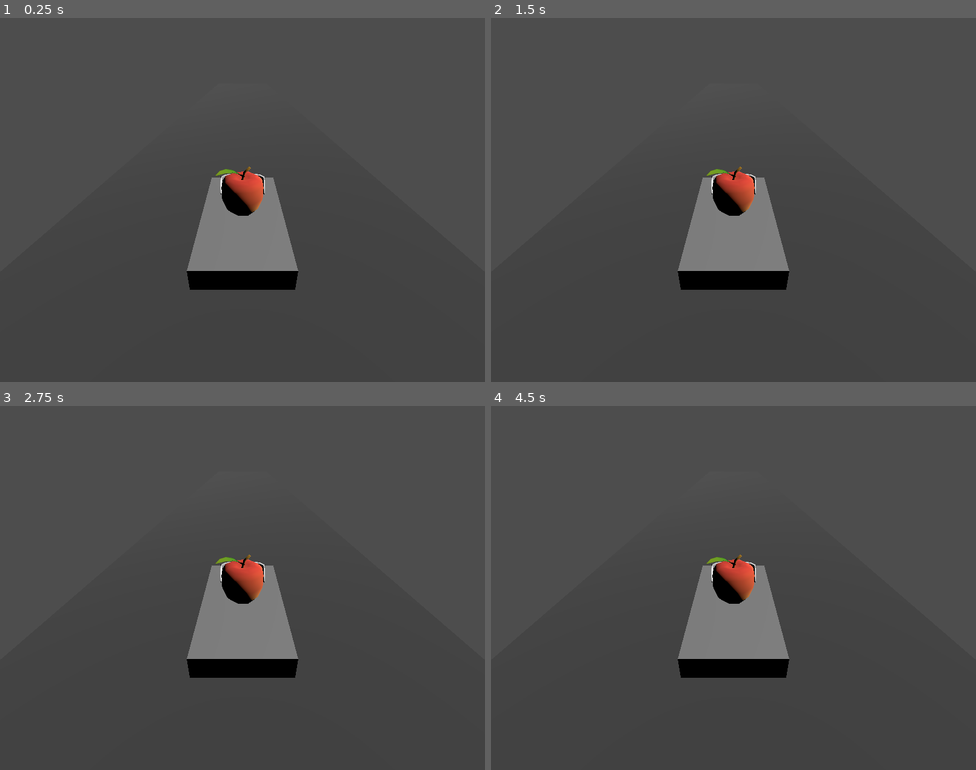
Above: before the commit, frames 1-4 (two rows, left to right).
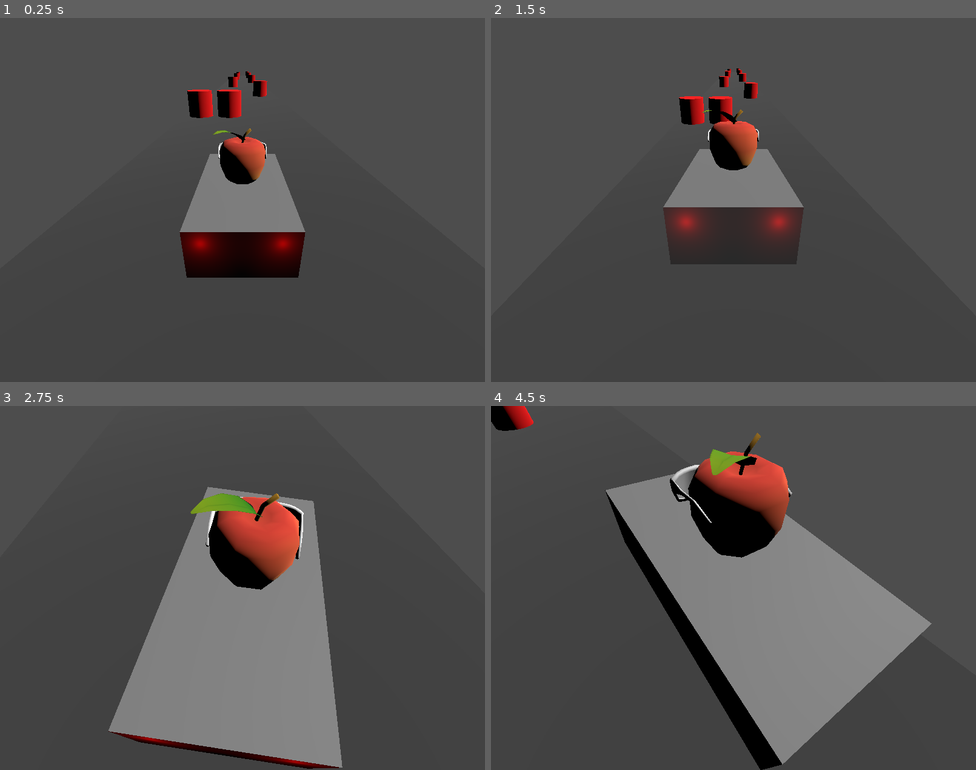
Above: after the commit, the same moments.

Repository: MisterIXI/godot-wildjam-71
Game: Godot game, scene res://scenes/game_mode_2_driving/robbi_first_game_scene_driving.tscn
Two runs of this game, one before a commit and one after it. Both use one fixed random seed, a clock stepped at 60 frames per second and the inputs below. This scene is started directly instead of the project's main scene.
Inputs:
- Up to frame 1 (0.25 s): no input
- Up to frame 2 (1.5 s): hold D (right) 0.53-1.28 s; hold Shift (shift) 0.53-1.28 s; tap Enter at 1.25 s; hold S (down) from 1.28 s (still down); tap Space (space) at 1.35 s
- Up to frame 3 (2.75 s): release S (down) at 2.03 s; hold D (right) from 2.03 s (still down); hold Shift (shift) from 2.03 s (still down)
- Up to frame 4 (4.5 s): release D (right) at 2.78 s; release Shift (shift) at 2.78 s; hold W (up) 2.78-3.53 s; tap Space (space) at 2.85, 4.35 s; hold Shift (shift) 3.53-4.28 s; hold A (left) from 3.53 s (still down)

The runs differ from the first frame. In frame 1, 7.5% of the frame differs, in the area x 37-63%, y 14-75%; in frame 2, 11%; in frame 3, 22%; in frame 4, 27%, in the area x 0-91%, y 0-100%.
Error before the commit: Invalid access to property or key 'global_transform' on a base object of type 'null instance'. (res://scenes/game_mode_2_driving/scripts/game_camera_mode2.gd:1…

Commit message:
carController

Diff:
--- a/bad-apple/scenes/game_mode_2_driving/player_car.tscn
+++ b/bad-apple/scenes/game_mode_2_driving/player_car.tscn
@@ -9,46 +9,79 @@
 [sub_resource type="BoxShape3D" id="BoxShape3D_7ppsj"]
 size = Vector3(1, 0.511597, 2.02954)
 
-[node name="player_car" type="Node3D"]
+[node name="player_car" type="VehicleBody3D" node_paths=PackedStringArray("wheel_rear_left", "wheel_rear_right", "light_brake_left", "light_brake_right")]
 transform = Transform3D(-4.37114e-08, 0, 1, 0, 1, 0, -1, 0, -4.37114e-08, 0, 0, 0)
+mass = 1000.0
+script = ExtResource("1_ntpbr")
+wheel_rear_left = NodePath("VehicleWheel_rear_left")
+wheel_rear_right = NodePath("VehicleWheel_rear_right")
+light_brake_left = NodePath("OmniLight_Left")
+light_brake_right = NodePath("OmniLight_Right")
 
 [node name="car" type="MeshInstance3D" parent="."]
 mesh = SubResource("BoxMesh_c1fnt")
 
-[node name="apple_car" type="VehicleBody3D" parent="." node_paths=PackedStringArray("wheel_rear_left", "wheel_rear_right", "light_brake_left", "light_brake_right")]
-script = ExtResource("1_ntpbr")
-wheel_rear_left = NodePath("")
-wheel_rear_right = NodePath("")
-light_brake_left = NodePath("")
-light_brake_right = NodePath("")
+[node name="apple" parent="." instance=ExtResource("2_f668w")]
+transform = Transform3D(1, 0, 0, 0, 1, 0, 0, 0, 1, 0, 0.253995, 0)
 
-[node name="CollisionShape3D" type="CollisionShape3D" parent="apple_car"]
+[node name="CollisionShape3D" type="CollisionShape3D" parent="."]
 transform = Transform3D(1, 0, 0, 0, 1, 0, 0, 0, 1, 0, 0.0136108, 0.00549316)
 shape = SubResource("BoxShape3D_7ppsj")
 
-[node name="VehicleWheel_front_left" type="VehicleWheel3D" parent="apple_car"]
+[node name="VehicleWheel_front_left" type="VehicleWheel3D" parent="."]
 transform = Transform3D(1, 0, 0, 0, 1, 0, 0, 0, 1, 0.650233, 0, 0.686264)
+engine_force = 2.0
+brake = 1.0
+use_as_traction = true
+use_as_steering = true
+wheel_radius = 0.3
+wheel_friction_slip = 0.845
+suspension_travel = 0.3
+suspension_stiffness = 80.0
+suspension_max_force = 12000.0
 
-[node name="VehicleWheel_front_right" type="VehicleWheel3D" parent="apple_car"]
+[node name="VehicleWheel_front_right" type="VehicleWheel3D" parent="."]
 transform = Transform3D(1, 0, 0, 0, 1, 0, 0, 0, 1, -0.65, 0, 0.686)
+engine_force = 2.0
+brake = 1.0
+use_as_traction = true
+use_as_steering = true
+wheel_radius = 0.3
+wheel_friction_slip = 0.845
+suspension_travel = 0.3
+suspension_stiffness = 80.0
+suspension_max_force = 12000.0
 
-[node name="VehicleWheel_rear_left" type="VehicleWheel3D" parent="apple_car"]
+[node name="VehicleWheel_rear_left" type="VehicleWheel3D" parent="."]
 transform = Transform3D(1, 0, 0, 0, 1, 0, 0, 0, 1, 0.650233, 0, -0.759701)
+engine_force = 2.0
+brake = 1.0
+use_as_traction = true
+wheel_radius = 0.3
+wheel_friction_slip = 0.845
+suspension_travel = 0.3
+suspension_stiffness = 80.0
+suspension_max_force = 12000.0
 
-[node name="VehicleWheel_rear_right" type="VehicleWheel3D" parent="apple_car"]
+[node name="VehicleWheel_rear_right" type="VehicleWheel3D" parent="."]
 transform = Transform3D(1, 0, 0, 0, 1, 0, 0, 0, 1, -0.65, 0, -0.76)
+engine_force = 2.0
+brake = 1.0
+use_as_traction = true
+wheel_radius = 0.3
+wheel_friction_slip = 0.845
+suspension_travel = 0.3
+suspension_stiffness = 80.0
+suspension_max_force = 12000.0
 
-[node name="OmniLight_Left" type="OmniLight3D" parent="apple_car"]
+[node name="OmniLight_Left" type="OmniLight3D" parent="."]
 transform = Transform3D(1, 0, 0, 0, 1, 0, 0, 0, 1, 0.346803, 0.128645, -1.05069)
 light_color = Color(0.392157, 0, 0, 1)
 light_energy = 0.0
 omni_range = 0.5
 
-[node name="OmniLight_Right" type="OmniLight3D" parent="apple_car"]
+[node name="OmniLight_Right" type="OmniLight3D" parent="."]
 transform = Transform3D(1, 0, 0, 0, 1, 0, 0, 0, 1, -0.332283, 0.128645, -1.05069)
 light_color = Color(0.392157, 0, 0, 1)
 light_energy = 0.0
 omni_range = 0.5
-
-[node name="apple" parent="." instance=ExtResource("2_f668w")]
-transform = Transform3D(1, 0, 0, 0, 1, 0, 0, 0, 1, 0, 0.253995, 0)
--- a/bad-apple/scenes/game_mode_2_driving/player_driving_scene.tscn
+++ /dev/null
@@ -1,37 +0,0 @@
-[gd_scene load_steps=5 format=3 uid="uid://crc8o5qv45q8r"]
-
-[ext_resource type="PackedScene" uid="uid://dthade8y78j41" path="res://scenes/game_mode_2_driving/apple_car_driver.tscn" id="2_5kg0q"]
-[ext_resource type="Script" path="res://scenes/game_mode_2_driving/scripts/apple_car_controller.gd" id="2_w3u6n"]
-
-[sub_resource type="BoxMesh" id="BoxMesh_c1fnt"]
-size = Vector3(1, 0.5, 2)
-
-[sub_resource type="BoxShape3D" id="BoxShape3D_7ppsj"]
-size = Vector3(1, 0.511597, 2.02954)
-
-[node name="player_driving_scene" type="Node3D"]
-
-[node name="car" type="MeshInstance3D" parent="."]
-mesh = SubResource("BoxMesh_c1fnt")
-
-[node name="apple_car" type="VehicleBody3D" parent="."]
-script = ExtResource("2_w3u6n")
-
-[node name="CollisionShape3D" type="CollisionShape3D" parent="apple_car"]
-transform = Transform3D(1, 0, 0, 0, 1, 0, 0, 0, 1, 0, 0.0136108, 0.00549316)
-shape = SubResource("BoxShape3D_7ppsj")
-
-[node name="VehicleWheel_front_left" type="VehicleWheel3D" parent="apple_car"]
-transform = Transform3D(1, 0, 0, 0, 1, 0, 0, 0, 1, 0.650233, 0, 0.686264)
-
-[node name="VehicleWheel_front_right" type="VehicleWheel3D" parent="apple_car"]
-transform = Transform3D(1, 0, 0, 0, 1, 0, 0, 0, 1, -0.65, 0, 0.686)
-
-[node name="VehicleWheel_rear_left" type="VehicleWheel3D" parent="apple_car"]
-transform = Transform3D(1, 0, 0, 0, 1, 0, 0, 0, 1, 0.650233, 0, -0.759701)
-
-[node name="VehicleWheel_rear_right" type="VehicleWheel3D" parent="apple_car"]
-transform = Transform3D(1, 0, 0, 0, 1, 0, 0, 0, 1, -0.65, 0, -0.76)
-
-[node name="apple" parent="." instance=ExtResource("2_5kg0q")]
-transform = Transform3D(1, 0, 0, 0, 1, 0, 0, 0, 1, 0, 0.216558, 0)
--- a/bad-apple/scenes/game_mode_2_driving/robbi_first_game_scene_driving.tscn
+++ b/bad-apple/scenes/game_mode_2_driving/robbi_first_game_scene_driving.tscn
@@ -1,32 +1,91 @@
-[gd_scene load_steps=5 format=3 uid="uid://nx5xk6dj6en0"]
+[gd_scene load_steps=8 format=3 uid="uid://nx5xk6dj6en0"]
 
 [ext_resource type="PackedScene" uid="uid://cpgd32j54ifbi" path="res://scenes/game_mode_2_driving/player_car.tscn" id="1_g6064"]
 [ext_resource type="PackedScene" uid="uid://c3dxb20lo83uj" path="res://scenes/game_mode_2_driving/game_camera_mode2.tscn" id="3_rmupy"]
 
+[sub_resource type="CylinderMesh" id="CylinderMesh_avpri"]
+
+[sub_resource type="StandardMaterial3D" id="StandardMaterial3D_smhqi"]
+albedo_color = Color(1, 0, 0, 1)
+
 [sub_resource type="PlaneMesh" id="PlaneMesh_1byj6"]
-size = Vector2(50, 5)
+size = Vector2(150, 5)
 
 [sub_resource type="StandardMaterial3D" id="StandardMaterial3D_1sxbc"]
 albedo_color = Color(0.281187, 0.281187, 0.281187, 1)
+
+[sub_resource type="WorldBoundaryShape3D" id="WorldBoundaryShape3D_y6pu4"]
 
 [node name="Driving_scene_import" type="Node3D"]
 
 [node name="Obstacles" type="Node3D" parent="."]
 
+[node name="MeshInstance3D" type="MeshInstance3D" parent="Obstacles"]
+transform = Transform3D(1, 0, 0, 0, 1, 0, 0, 0, 1, 8.27687, 0, -1.78174)
+mesh = SubResource("CylinderMesh_avpri")
+surface_material_override/0 = SubResource("StandardMaterial3D_smhqi")
+
+[node name="MeshInstance3D9" type="MeshInstance3D" parent="Obstacles"]
+transform = Transform3D(1, 0, 0, 0, 1, 0, 0, 0, 1, 8.27687, 0, -0.553329)
+mesh = SubResource("CylinderMesh_avpri")
+surface_material_override/0 = SubResource("StandardMaterial3D_smhqi")
+
+[node name="MeshInstance3D2" type="MeshInstance3D" parent="Obstacles"]
+transform = Transform3D(1, 0, 0, 0, 1, 0, 0, 0, 1, 16.7643, 0, 1.28753)
+mesh = SubResource("CylinderMesh_avpri")
+surface_material_override/0 = SubResource("StandardMaterial3D_smhqi")
+
+[node name="MeshInstance3D3" type="MeshInstance3D" parent="Obstacles"]
+transform = Transform3D(1, 0, 0, 0, 1, 0, 0, 0, 1, 26.4278, 0, -1.05221)
+mesh = SubResource("CylinderMesh_avpri")
+surface_material_override/0 = SubResource("StandardMaterial3D_smhqi")
+
+[node name="MeshInstance3D4" type="MeshInstance3D" parent="Obstacles"]
+transform = Transform3D(1, 0, 0, 0, 1, 0, 0, 0, 1, 34.9152, 0, 1.28753)
+mesh = SubResource("CylinderMesh_avpri")
+surface_material_override/0 = SubResource("StandardMaterial3D_smhqi")
+
+[node name="MeshInstance3D5" type="MeshInstance3D" parent="Obstacles"]
+transform = Transform3D(1, 0, 0, 0, 1, 0, 0, 0, 1, 46.5273, 0, -1.05221)
+mesh = SubResource("CylinderMesh_avpri")
+surface_material_override/0 = SubResource("StandardMaterial3D_smhqi")
+
+[node name="MeshInstance3D6" type="MeshInstance3D" parent="Obstacles"]
+transform = Transform3D(1, 0, 0, 0, 1, 0, 0, 0, 1, 55.0147, 0, 1.28753)
+mesh = SubResource("CylinderMesh_avpri")
+surface_material_override/0 = SubResource("StandardMaterial3D_smhqi")
+
+[node name="MeshInstance3D7" type="MeshInstance3D" parent="Obstacles"]
+transform = Transform3D(1, 0, 0, 0, 1, 0, 0, 0, 1, 65.3937, 0, -1.05221)
+mesh = SubResource("CylinderMesh_avpri")
+surface_material_override/0 = SubResource("StandardMaterial3D_smhqi")
+
+[node name="MeshInstance3D8" type="MeshInstance3D" parent="Obstacles"]
+transform = Transform3D(1, 0, 0, 0, 1, 0, 0, 0, 1, 73.8811, 0, 1.28753)
+mesh = SubResource("CylinderMesh_avpri")
+surface_material_override/0 = SubResource("StandardMaterial3D_smhqi")
+
 [node name="Road" type="Node3D" parent="."]
 
-[node name="MeshInstance3D" type="MeshInstance3D" parent="Road"]
+[node name="StaticBody3D" type="StaticBody3D" parent="Road"]
+
+[node name="MeshInstance3D" type="MeshInstance3D" parent="Road/StaticBody3D"]
 mesh = SubResource("PlaneMesh_1byj6")
+skeleton = NodePath("../..")
 surface_material_override/0 = SubResource("StandardMaterial3D_1sxbc")
+
+[node name="CollisionShape3D" type="CollisionShape3D" parent="Road/StaticBody3D"]
+shape = SubResource("WorldBoundaryShape3D_y6pu4")
 
 [node name="Entities" type="Node3D" parent="."]
 
 [node name="player_car" parent="Entities" instance=ExtResource("1_g6064")]
+transform = Transform3D(-4.37114e-08, 0, 1, 0, 1, 0, -1, 0, -4.37114e-08, 0, 0.38137, 0)
 
 [node name="Camera" parent="Entities" node_paths=PackedStringArray("car") instance=ExtResource("3_rmupy")]
 transform = Transform3D(-3.78552e-08, 0.5, -0.866025, 2.18557e-08, 0.866025, 0.5, 1, 0, -4.37114e-08, -2.52211, 1.86468, 0)
 current = true
-car = NodePath("")
+car = NodePath("../player_car")
 
 [node name="DirectionalLight3D" type="DirectionalLight3D" parent="."]
 transform = Transform3D(1, 0, 0, 0, 0.723678, 0.690138, 0, -0.690138, 0.723678, 0, 0, 0)
--- a/bad-apple/scenes/game_mode_2_driving/scripts/apple_car_controller.gd
+++ b/bad-apple/scenes/game_mode_2_driving/scripts/apple_car_controller.gd
@@ -15,7 +15,7 @@
 const MAX_HEALTH : float = 1
 
 # VARIABLE DISABLE
-var current_driving : bool = false
+var current_driving : bool = true
 
 # VARIABLE STEERINGS
 const MAX_STEERING : float = 25.0
@@ -66,7 +66,7 @@
 func _physics_process(_delta):
 
 	# DIABLE VEHICLE CONTROL CHECK
-	if current_driving:
+	if !current_driving:
 		return
 	handle_acceleration()
 	handle_steering()
@@ -95,9 +95,11 @@
 		is_current_jumping = true
 		current_jumps += 1
 		linear_velocity += Vector3.UP * JUMPOWER
+		print ("jumping")
 	if linear_velocity.y < 1 :
 		current_jumps = 0
 		is_current_jumping = false
+		print ("grounded")
 
 
 func handle_flying():
--- a/bad-apple/scenes/game_mode_2_driving/scripts/game_camera_mode2.gd
+++ b/bad-apple/scenes/game_mode_2_driving/scripts/game_camera_mode2.gd
@@ -16,6 +16,8 @@
 	follow_target = car
 	last_lookat = follow_target.global_transform.origin
 
+func _physics_process(_delta):
+	followTargetPos(_delta)
 
 func followTargetPos(_delta):
 	var delta_v = global_transform.origin - follow_target.global_transform.origin
@@ -33,6 +35,6 @@
 
 	# SET NEW POSITION
 	global_transform.origin = global_transform.origin.lerp(target_new_position, _delta * camera_lerp_speed)
-	last_lookat = last_lookat.lerp(follow_target.global_transform.orgin, _delta * camera_lerp_speed)
+	last_lookat = last_lookat.lerp(follow_target.global_transform.origin, _delta * camera_lerp_speed)
 
 	look_at(last_lookat, Vector3(0.0,1,0))
